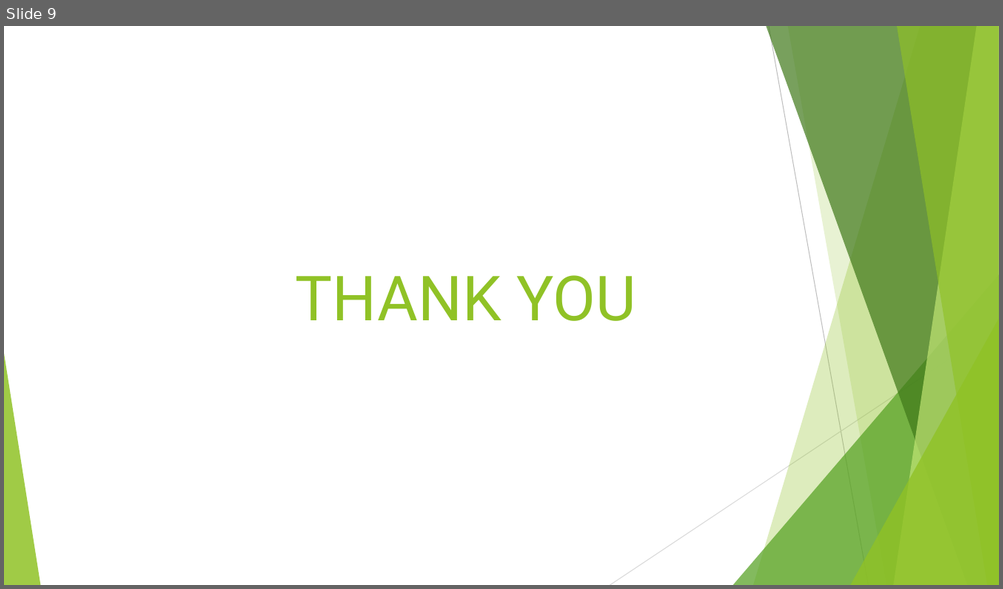
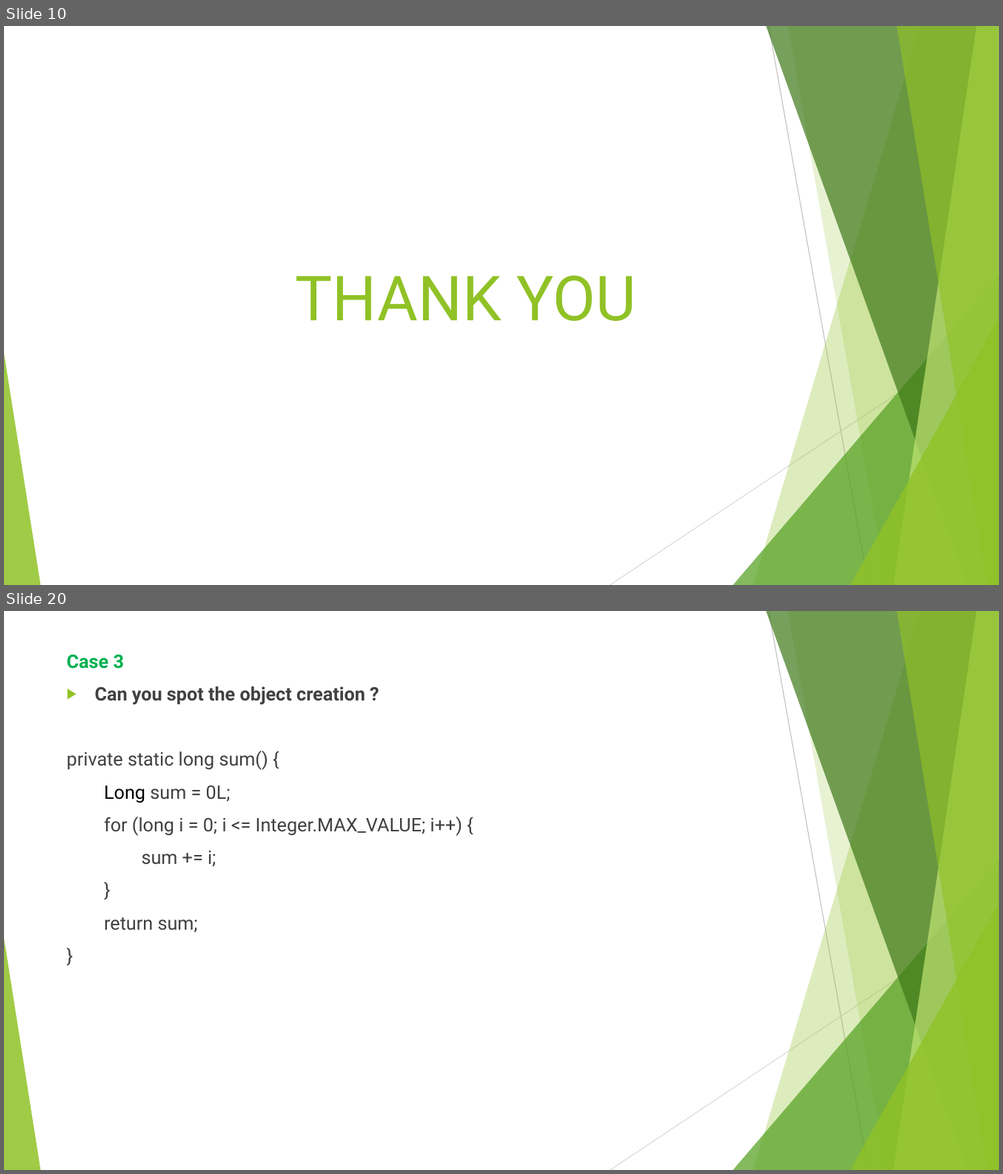
Before and after one commit to chinthanabt/EffectiveJava, a slide deck: EffectiveJava.pptx. Shown one above the other, each under a label of ours: slide 9 before the commit, slides 10 and 20 after it; the slides between them are not shown. The pictures are 1003x589 and 1003x1174 pixels, drawn with LibreOffice and Linux fonts; fonts in the diff are those of the drawing. Boxes give left, top, right and bottom in pixels: in the first picture for what was removed or moved away, otherwise in the second. Text is boxed around its words. In the diff, an @@ line names an element or a change of style, - is before the commit and + after.

```diff
--- a/EffectiveJava.pptx
+++ b/EffectiveJava.pptx
@@ slide 20 added at (4,611,999,1170), background #FFFFFF; not listed: 10 template elements that a slide beside it also shows @@
@@ text added at (67,655,462,933), 18 pt, text #404040 @@
+Case 3
+▶ Can you spot the object creation ?
+private static long sum() {
+Long sum = 0L;
+for (long i = 0; i <= Integer.MAX_VALUE; i++) {
+sum += i;
+}
+return sum;
+}
@@ what was slide 9 is now slide 10 @@
```
Also in this commit, not shown: 11 other slides added.
